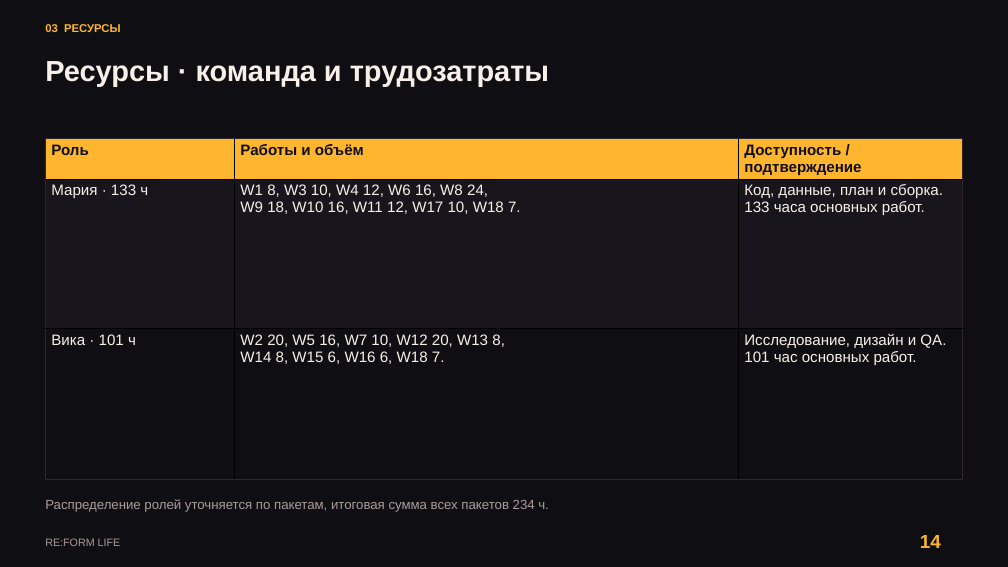
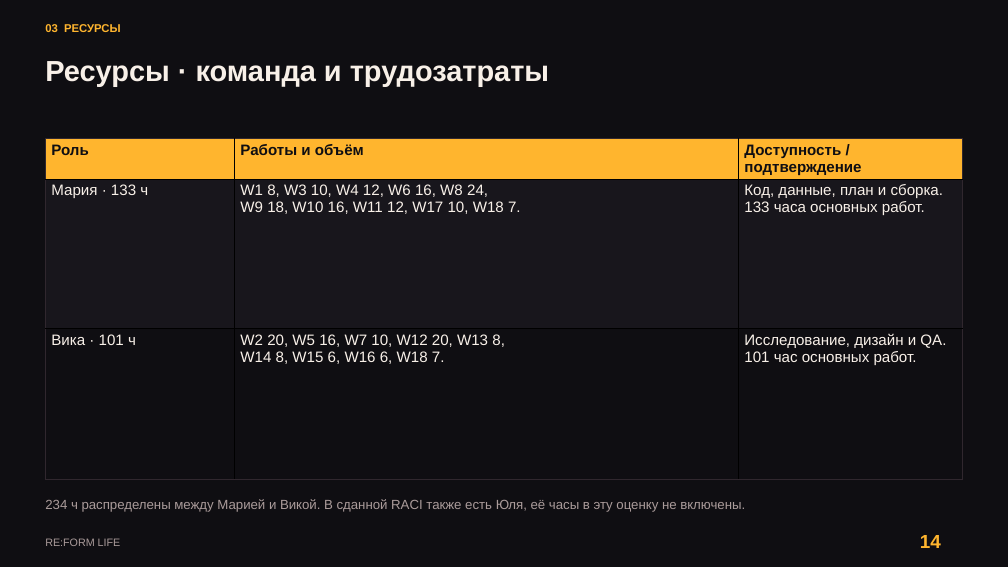
Before and after one commit to kartaamigo/RE-FORM-LIFE, a slide deck: slide 14 of docs/project-plan/RE_FORM_LIFE_Reviewed_Design.pptx. Drawn at 1008x567 pixels with LibreOffice and Linux fonts; fonts in the diff are those of the drawing. Boxes give left, top, right and bottom in pixels: in the first picture for what was removed or moved away, otherwise in the second. Text is boxed around its words. In the diff, an @@ line names an element or a change of style, - is before the commit and + after.

Commit message:
docs: incorporate submitted risk register and original RACI

```diff
--- a/docs/project-plan/RE_FORM_LIFE_Reviewed_Design.pptx
+++ b/docs/project-plan/RE_FORM_LIFE_Reviewed_Design.pptx
@@ text at box(45, 499, 745, 512): text changed @@
-Распределение ролей уточняется по пакетам, итоговая сумма всех пакетов 234 ч.
+234 ч распределены между Марией и Викой. В сданной RACI также есть Юля, её часы в эту оценку не включены.
```
Also in this commit, not shown: 20 other slides changed, 7 slides added, 2 slides removed, 3 other files.
